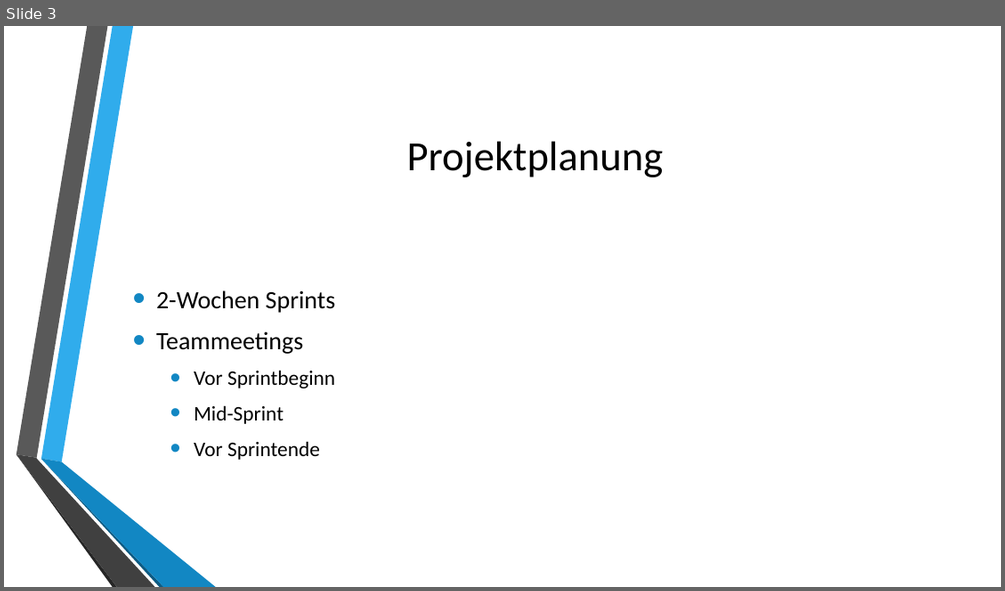
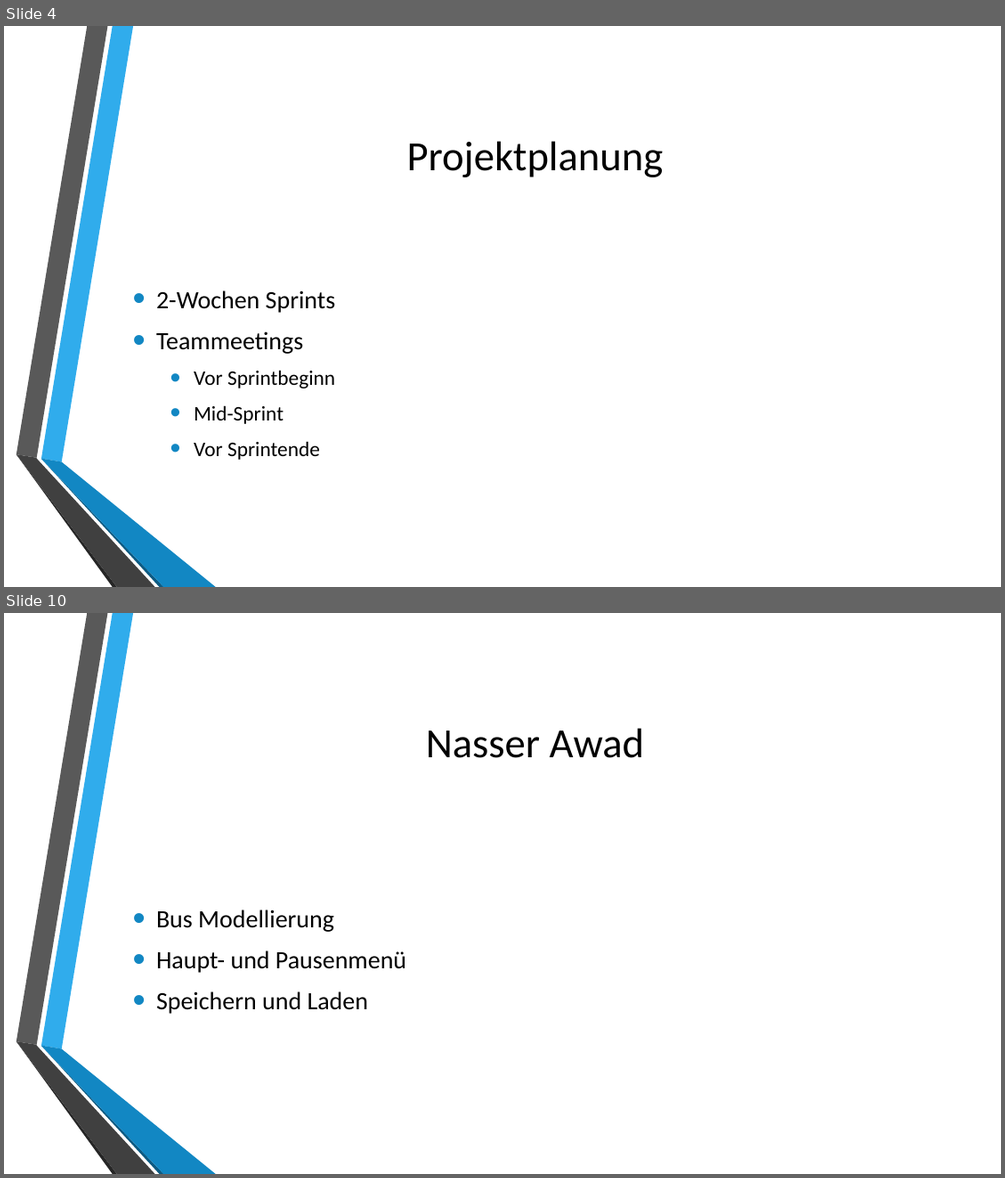
Before and after one commit to sascha202295/unityunit, a slide deck: Präsentation/Präsentation_UnityUnit.pptx. Shown one above the other, each under a label of ours: slide 3 before the commit, slides 4 and 10 after it; the slides between them are not shown. The pictures are 1005x591 and 1005x1178 pixels, drawn with LibreOffice and Linux fonts; fonts in the diff are those of the drawing; background and template pictures are left out. Boxes give left, top, right and bottom in pixels: in the first picture for what was removed or moved away, otherwise in the second. Text is boxed around its words. In the diff, an @@ line names an element or a change of style, - is before the commit and + after.

```diff
--- a/Präsentation/Präsentation_UnityUnit.pptx
+++ b/Präsentation/Präsentation_UnityUnit.pptx
@@ slide 10 added at (x1=4, y1=613, x2=1001, y2=1174), background picture (left out); not listed: 6 template elements that a slide beside it also shows @@
@@ title added at (x1=426, y1=728, x2=645, y2=758), 40 pt, text #000000 @@
+Nasser Awad
@@ text added at (x1=156, y1=909, x2=406, y2=1013), 24 pt, text #000000 @@
+• Bus Modellierung
+• Haupt- und Pausenmenü
+• Speichern und Laden
@@ what was slide 3 is now slide 4 @@
```
Also in this commit, not shown: 3 slides changed, 7 other slides added, 1 slide removed.
